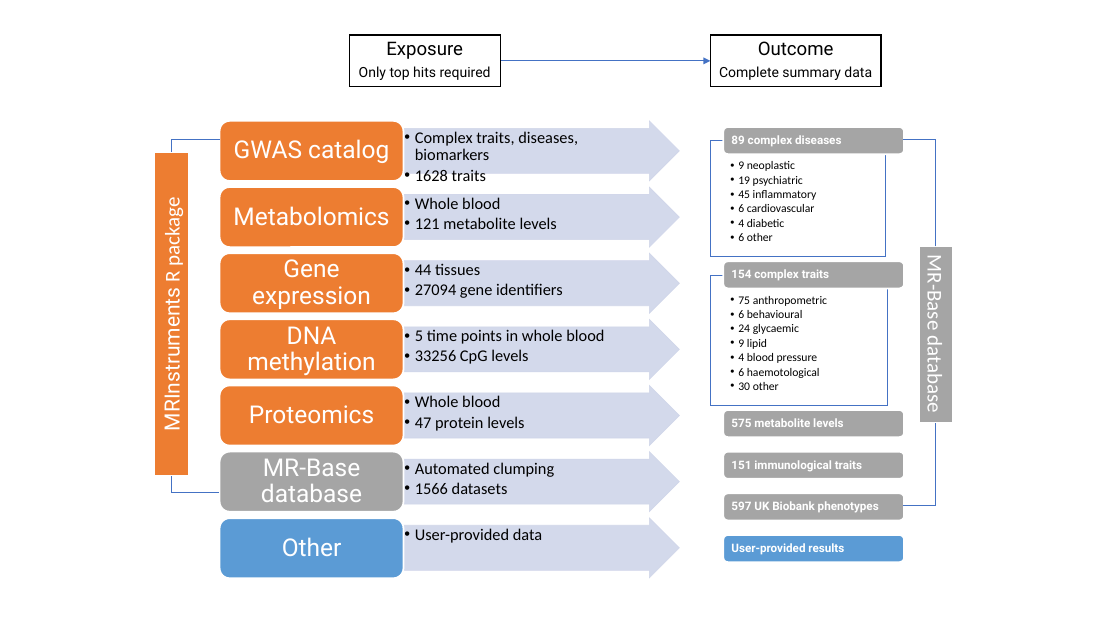
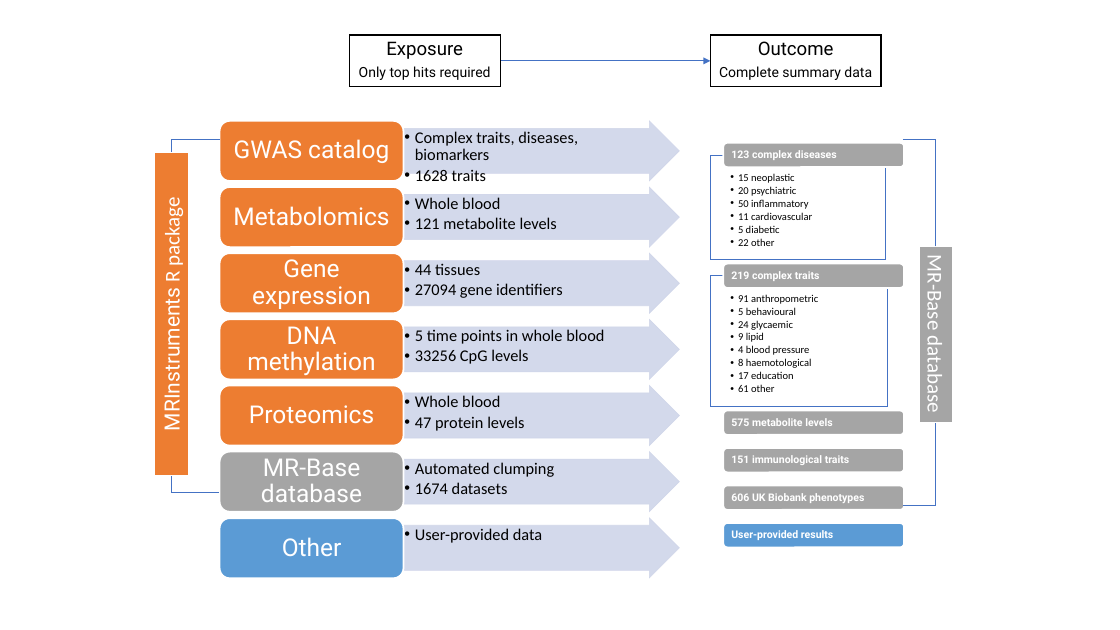
Before and after one commit to explodecomputer/mr-base-methods-paper, a slide deck: slide 3 of images/database.pptx. Drawn at 1120x630 pixels with LibreOffice and Linux fonts; fonts in the diff are those of the drawing. Boxes give left, top, right and bottom in pixels: in the first picture for what was removed or moved away, otherwise in the second. Text is boxed around its words. In the diff, an @@ line names an element or a change of style, - is before the commit and + after.

```diff
--- a/images/database.pptx
+++ b/images/database.pptx
@@ rounded rectangle: place and size @@
-rounded rectangle at (723,127,904,154)
+rounded rectangle at (723,143,904,167)
@@ rectangle: place and size @@
-rectangle at (711,140,886,256)
+rectangle at (711,155,886,259)
@@ text at (731,150,837,160): text changed; size 10 to 9 pt @@
-89 complex diseases
+123 complex diseases
@@ text at (738,174,812,246): text changed; size 10 to 9 pt @@
-  • 9 neoplastic
-  • 19 psychiatric
-  • 45 inflammatory
-  • 6 cardiovascular
-  • 4 diabetic
-  • 6 other
+  • 15 neoplastic
+  • 20 psychiatric
+  • 50 inflammatory
+  • 11 cardiovascular
+  • 5 diabetic
+  • 22 other
@@ text at (731,271,820,281): text changed; size 10 to 9 pt @@
-154 complex traits
+219 complex traits
@@ text at (738,294,818,315): text changed; size 10 to 9 pt @@
-  • 75 anthropometric
-  • 6 behavioural
+  • 91 anthropometric
+  • 5 behavioural
@@ text at (738,320,810,355): size 10 to 9 pt in "24 glycaemic", "9 lipid", "4 blood pressure" @@
@@ text at (738,358,812,392): text changed; size 10 to 9 pt @@
-  • 6 haemotological
-  • 30 other
+  • 8 haemotological
+  • 17 education
+  • 61 other
@@ 2 rounded rectangles, 1 rectangle: place and size @@
-2 rounded rectangles, 1 rectangle at (711,452,904,520)
+2 rounded rectangles, 1 rectangle at (711,448,904,510)
@@ text at (415,482,508,494): text changed @@
-  • 1566 datasets
+  • 1674 datasets
@@ rectangle: place and size @@
-rectangle at (711,507,742,531)
+rectangle at (711,498,742,519)
@@ text at (731,493,864,503): text changed; size 10 to 9 pt @@
-597 UK Biobank phenotypes
+606 UK Biobank phenotypes
@@ rectangle: place and size @@
-rectangle at (711,549,742,572)
+rectangle at (711,535,742,556)
@@ rounded rectangle: place and size @@
-rounded rectangle at (723,535,904,562)
+rounded rectangle at (723,523,904,548)
@@ size 10 to 9 pt in 3 elements at (731,418,833,426), (731,455,850,465), (731,530,833,540) @@
@@ text "User-provided results": place and size @@
-text "User-provided results" at (731,543,844,555)
+text "User-provided results" at (731,530,833,540)
```
Also in this commit, not shown: 3 other files.
